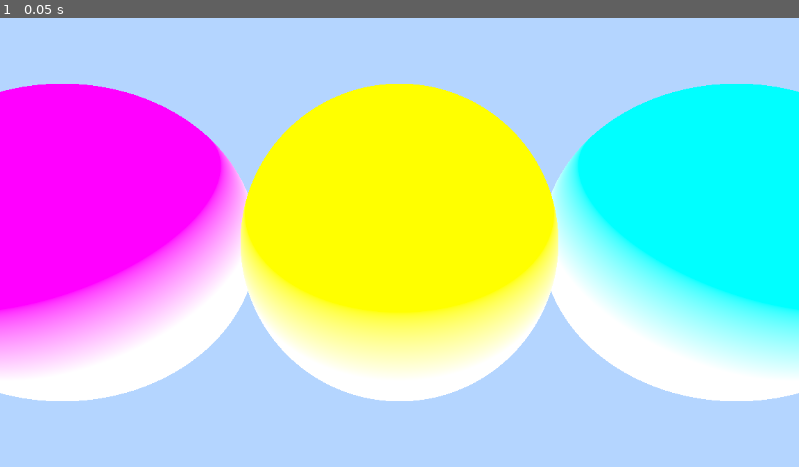
Above: before the commit, frame 1.
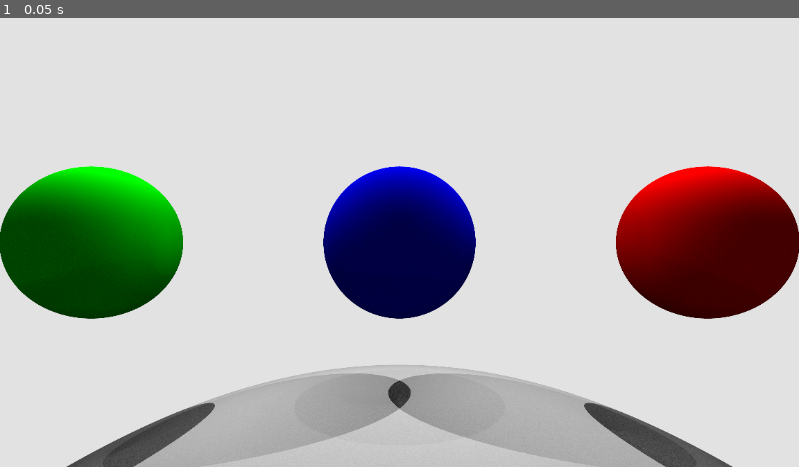
Above: after the commit, the same moment.

Repository: Robert-W-Ward/godot-path-tracer
Game: Godot game, scene res://main.tscn
The game is run twice, just before and just after one commit, with the same random seed, the same clock (stepped at 60 frames per second) and the same inputs.
Inputs:
- Up to frame 1 (0.05 s): no input

The runs differ from the first frame. In frame 1, 100% of the frame differs, in the area x 0-100%, y 0-100%.

Commit message:
Added jittering, indirect and direct lighting, point lights and shadows

Diff:
--- a/pathtracer.gdshader
+++ b/pathtracer.gdshader
@@ -1,6 +1,6 @@
 shader_type canvas_item;
-const vec3 BACKGROUND = vec3(0.5, 0.7, 1.0);
-const int MAX_SPHERES = 3;
+const vec3 BACKGROUND = vec3(1.0);
+const int MAX_SPHERES = 4;
 const int SAMPLES_PER_PIXEL = 32;
 const int MAX_BOUNCES = 10;
 struct Ray {
@@ -29,36 +29,62 @@
 
 struct PointLight{
 	vec3 position;
-	vec3 color;
-	float intensity;
-};
-
-const Material materials[MAX_SPHERES] = Material[](
-	Material(0,0,0.0,0.0,0.0,vec4(0.0,1.0,0.0,1.0)),
-	Material(1,1,0.5,1.0,0.0,vec4(0.0,0.0,1.0,1.0)),
-	Material(2,2,0.1,0.0,1.5,vec4(1.0,0.0,0.0,1.0))
+	vec4 color; //xyz color, w for intensity
+};
+const PointLight PointLights[3]  = PointLight[](
+	PointLight(vec3(0.0,-3.0,0.0),vec4(1.0,1.0,1.0,3.0)),
+	PointLight(vec3(-2.0,-3.0,0.0),vec4(1.0,1.0,1.0,30.0)),
+	PointLight(vec3(2.0,-3.0,0.0),vec4(1.0,1.0,1.0,30.0))
 );
-
-const Sphere spheres[MAX_SPHERES] = Sphere[](
-    Sphere(vec3(-2, 0, 0), 0.5, 0),   // Lambertian
-    Sphere(vec3(0, 0, 0), 0.5, 1),   // Metal
-    Sphere(vec3(2, 0, 0), 0.5, 2)   // Dielectric
+const Material materials[4] = Material[](
+	Material(1,1,0.5,1.0,0.0,vec4(1.0,1.0,1.0,1.0)),// White lambertian material
+	Material(0,0,0.0,0.0,0.0,vec4(0.0,1.0,0.0,1.0)),// Green lambertian material
+	Material(1,1,0.5,1.0,0.0,vec4(0.0,0.0,1.0,1.0)),// Blue Metallic material
+	Material(2,2,0.1,0.0,1.5,vec4(1.0,0.0,0.0,1.0)) // Red Dielectric material
+);
+
+const Sphere spheres[4] = Sphere[](
+	Sphere(vec3(0, 6, 0),5.0,0),
+	Sphere(vec3(-2, 0, 0), 0.5, 1),   // Lambertian
+	Sphere(vec3(0, 0, 0), 0.5, 2),   // Metal
+	Sphere(vec3(2, 0, 0), 0.5, 3)   // Dielectric
 );
 float random(vec2 st){
     return fract(sin(dot(st.xy, vec2(12.9898,78.233)))* 43758.5453123);
 }
 
-
-float SphereSDF(vec3 p, vec3 center){
-	return length(p-center) - 1.0;
+vec3 SampleHemisphere(vec3 N){
+	float r1 = random(N.xy);
+	float r2 = random(N.xy);
+	float theta = 2.0 * PI * r1;
+	float phi = acos(sqrt(1.0-r2));
+
+	//Sphereical to Catersian Conversion
+	vec3 direction;
+	direction.x = sin(phi) * cos(theta);
+	direction.y = sin(phi) * sin(theta);
+	direction.z = cos(phi);
+
+	// Construct local coordinates
+	vec3 w = N;
+	vec3 a = (abs(w.x) >0.9)? vec3(0,1,0): vec3(1,0,0);
+	vec3 u = normalize(cross(a,w));
+	vec3 v = cross(w,u);
+
+	return direction.x * u + direction.y * v + direction.z * w;
+}
+
+float SphereSDF(vec3 p, vec3 center,float radius){
+	return length(p-center) - radius;
 }
 float SceneSDF(vec3 p, out int matId){
 	float minDist = 1e9;
 	float dist = 1e9;
 	for(int i = 0;i<spheres.length();++i){
 		int m;
-		m = spheres[i].material;
-		dist = SphereSDF(p,spheres[i].center);
+		Sphere sphere = spheres[i];
+		m = sphere.material;
+		dist = SphereSDF(p,sphere.center,sphere.radius);
 		if(dist< minDist){
 			minDist = dist;
 			matId = m;
@@ -99,39 +125,69 @@
 	}
 	hit.dist = -1.0;
 }
-
 vec3 LambertianReflectanceBRDF(vec3 L, vec3 N,vec3 color,float intensity){
 	float LoN = dot(L,N) ;
 	return LoN * color * intensity/ PI;
 }
+vec3 CalculateDirectLighting(vec3 P, vec3 N,Material mat){
+	vec3 dirLight = vec3(0.0);
+	for(int i = 0; i< PointLights.length(); ++i){
+		PointLight light = PointLights[i];
+		vec3 L = normalize(light.position - P);
+		float distanceToLight = length(light.position - P);
+		vec3 lightDir = L;
+		float attenuation = 1.0/(distanceToLight *distanceToLight);
+
+		Ray shadowRay;
+		shadowRay.origin = P + N *0.001;
+		shadowRay.direction = L;
+		Hit shadowHit;
+		RayIntersect(shadowRay,shadowHit);
+		if(shadowHit.dist > 0.0&& shadowHit.dist < distanceToLight){
+			continue;
+		}
+
+		float NoL = max(dot(N,L),0.0);
+		vec3 BRDF = LambertianReflectanceBRDF(L,N,mat.color.rgb,1.0);
+		dirLight += light.color.w * BRDF * NoL * attenuation;
+	}
+	return dirLight;
+}
+
 vec3 TracePath(Ray ray){
-	vec3 radiance = vec3(1.0);
+	vec3 throughput = vec3(1.0);
+	vec3 radiance = vec3(0.0);
 	for(int i = 0; i < MAX_BOUNCES; ++i){
 		Hit hit;
 		// Find nearest object
 		RayIntersect(ray,hit);
-		// if we hit something
+		if(hit.dist<= 0.0)
+			return radiance + throughput * BACKGROUND;
+		// if we hit something determine its material
+		Material mat = materials[hit.materialId];
 		if(hit.dist>0.0){
-			// determine its material
-			Material mat = materials[hit.materialId];
-			// Calculate BRDF
-			vec3 L = vec3(0.0,1.0,1.0);
 			vec3 N = normalize(hit.normal);
+			vec3 directLight = CalculateDirectLighting(hit.point,N,mat);
+			radiance += throughput * directLight;
+
+			// Importance sampling using Cosine weighted sampling of the hemisphere
+			vec3 L = SampleHemisphere(N);
+			// Calculate BRDF for indirect lights
 			vec3 BRDF = LambertianReflectanceBRDF(L,N,mat.color.rgb, .5);
-			// Contribution to the "Radiance"
-			radiance += BRDF;
+			float LoN = max(dot(L,N),0.0);
+			// Contribution of the indirect light to the "Radiance"
+			throughput *= BRDF * LoN;
+			radiance += throughput * BRDF;
 			// Determine how it reflects or refracts
 			// TODO: Reflections and Refractions
-			// update rays origin and dir to match relfection or fractions ray
-			// TODO: update ray origin and direction for continuation along path
-			// continue loop
+			// TODO: update rays origin and dir to match relfection or fractions ray
+			//  update ray origin and direction for continuation along path
+			ray.origin = hit.point + N * 0.001;
+			ray.direction = L;
 		}else{
-			radiance = BACKGROUND;
-		}
-		// else we don't hit anything
-		// return background radiance
-	}
-
+			radiance += throughput * BACKGROUND; break;
+		}
+	}
 	return radiance;
 }
 vec2 NormalizedScreenCoords(vec2 screenCoord,vec2 iResolution){
@@ -156,13 +212,20 @@
 	vec2 uv = NormalizedScreenCoords(FRAGCOORD.xy,Resolution);
 	vec3 camPos = vec3(0,0,-3);
 	vec3 at = vec3(0.0);
-	vec3 rayDir = GetCameraRayDir(uv,camPos,at);
-    for (int i = 0; i < SAMPLES_PER_PIXEL; i++) {
-        Ray ray;
-		// TODO: Stratiffied Jittering
-		ray.origin = camPos;
-		ray.direction = rayDir;
-		color += TracePath(ray);
+	vec3 rayDir;
+	int sqrtSamples = int(sqrt(float(SAMPLES_PER_PIXEL)));
+	vec2 stratumSize = 1.0/vec2(float(sqrtSamples)*Resolution);
+	for(int y = 0;y<sqrtSamples;++y){
+		for(int x = 0; x < sqrtSamples;++x){
+			float jitterX = random(uv) * stratumSize.x;
+			float jitterY = random(uv) * stratumSize.y;
+			vec2 jitteredUV = uv + vec2(float(x) / float(sqrtSamples) - 0.5 + jitterX, float(y) / float(sqrtSamples) - 0.5 + jitterY) / Resolution;
+			rayDir =  GetCameraRayDir(jitteredUV,camPos,at);
+			 Ray ray;
+			ray.origin = camPos;
+			ray.direction = rayDir;
+			color += TracePath(ray);
+		}
 	}
 	color /= float(SAMPLES_PER_PIXEL);
 	color = sqrt(color); // Gamma correction
